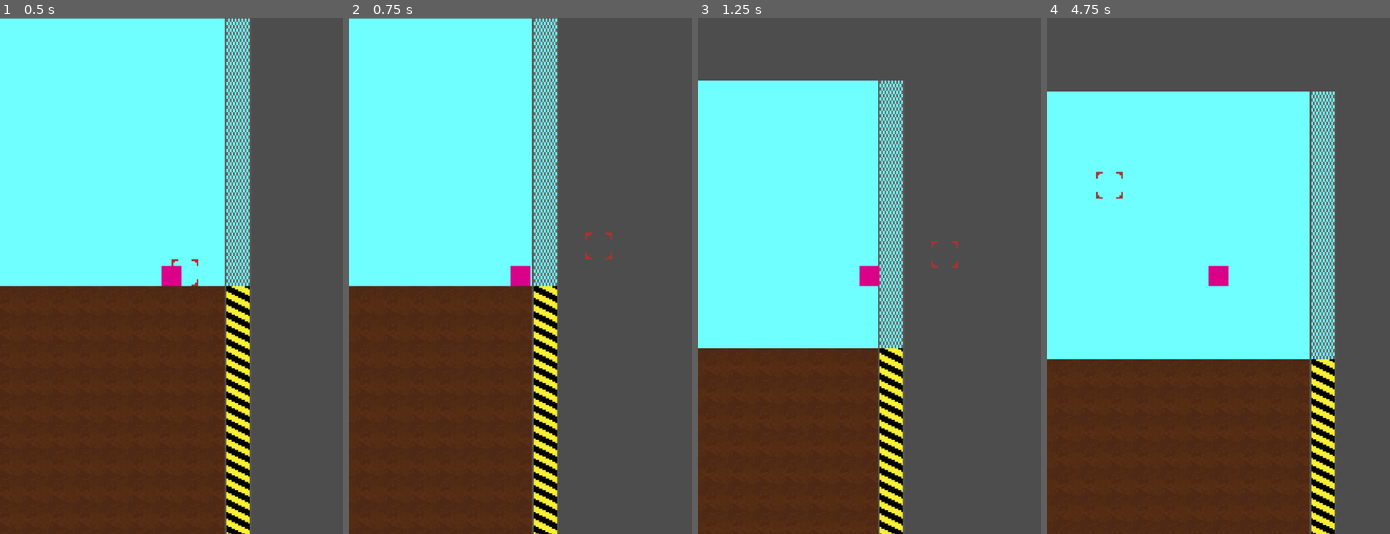
Above: before the commit, frames 1-4 (left to right).
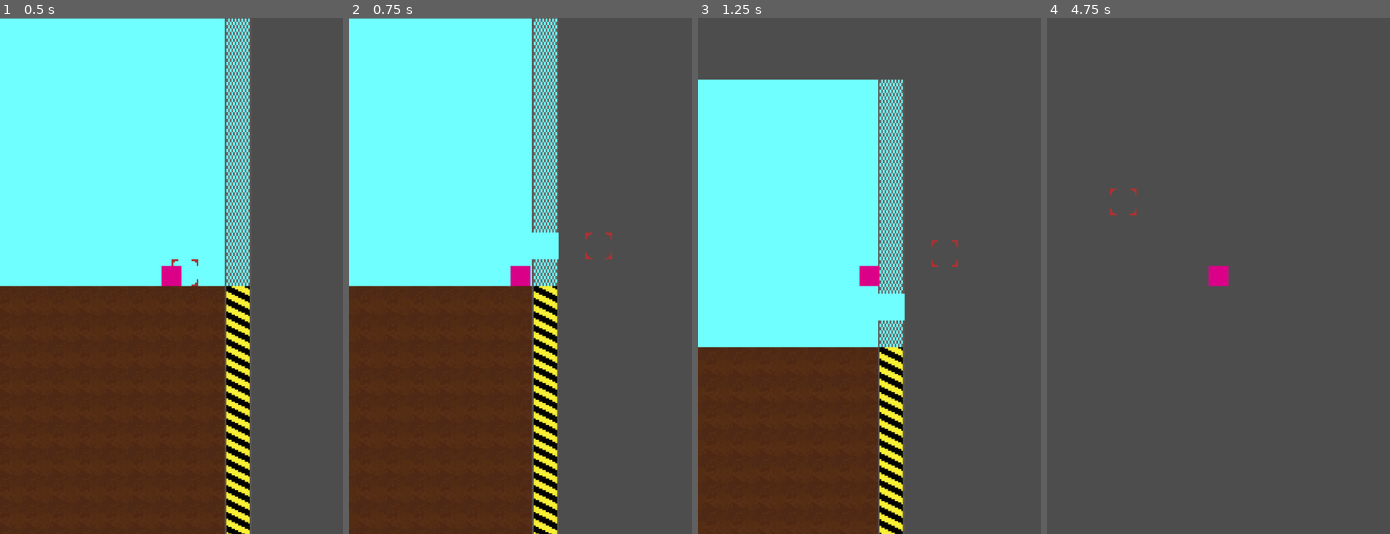
Above: after the commit, the same moments.

Repository: brikr/ludum-dare-57
Game: Godot game, scene res://scenes/main/main.tscn
Two runs of this game, one before a commit and one after it. Both use one fixed random seed, a clock stepped at 60 frames per second and the inputs below.
Inputs (mouse positions are in pixels of both pictures, inside the frame that each line leads up to):
- Up to frame 1 (0.5 s): no input
- Up to frame 2 (0.75 s): move the mouse to (595, 250) at 0.52 s; press the mouse at (595, 250) at 0.53 s; hold D (move_right) from 0.53 s (still down)
- Up to frame 3 (1.25 s): keep holding D (move_right); tap Space (jump) at 0.77 s
- Up to frame 4 (4.75 s): move the mouse to (1149, 301) at 1.27 s; release the mouse at (1149, 301) at 1.28 s; click (1149, 301) at 1.35 s; tap Space (jump) at 1.52, 3.02, 3.77, 4.52 s; move the mouse to (1252, 162) at 2.02 s; release D (move_right) at 2.03 s; press the mouse at (1252, 162) at 2.03 s; hold A (move_left) 2.03-2.78 s; move the mouse to (1201, 379) at 2.77 s; release the mouse at (1201, 379) at 2.78 s; hold D (move_right) 2.78-4.28 s; click (1201, 379) at 2.85 s; move the mouse to (1321, 353) at 3.52 s; press the mouse at (1321, 353) at 3.53 s; move the mouse to (1115, 198) at 4.27 s; release the mouse at (1115, 198) at 4.28 s; hold A (move_left) from 4.28 s (still down); click (1115, 198) at 4.35 s

Frame 1 is identical in both runs. In frame 2, 0.3% of the frame differs, in the area x 53-62%, y 41-47%; in frame 3, 2.3%; in frame 4, 71%, in the area x 0-84%, y 14-100%.
Error after the commit: Invalid access to property or key '(20, 8)' on a base object of type 'Dictionary[Vector2i, Tile]'. (res://scenes/game_state/game_state.gd:47)

Commit message:
dig

Diff:
--- a/scenes/constants/constants.gd
+++ b/scenes/constants/constants.gd
@@ -11,7 +11,7 @@
 const DIRT_TILE := Vector2i(0, 0)
 const HAZARD_TILE := Vector2i(1, 0)
 const FENCE_TILE := Vector2i(2, 0)
-const EMPTY_DIRT_TILE := Vector2i(1, 0)
+const EMPTY_DIRT_TILE := Vector2i(0, 1)
 const TILE_WIDTH := 16
 
 # Object Tiles
--- a/scenes/game_state/game_state.gd
+++ b/scenes/game_state/game_state.gd
@@ -1,6 +1,6 @@
 extends Node
 
-signal tile_map_changed
+signal tile_updated
 
 var map: Dictionary[Vector2i, Tile] = {}
 
@@ -44,7 +44,5 @@
   return (global_pos/Constants.TILE_WIDTH).floor()
 
 func dig(coords: Vector2i):
-  # TODO: make sure they can dig lol
-  map.erase(coords)
-  tile_map_changed.emit(coords, null)
-  pass
+  map[coords].clear()
+  tile_updated.emit(map[coords])
--- a/scenes/main/foreground_tile_map.gd
+++ b/scenes/main/foreground_tile_map.gd
@@ -1,6 +1,7 @@
 extends TileMapLayer
 
 func _ready():
+  GameState.tile_updated.connect(tile_updated)
   # Pull map data from GameState
   # I sure hope GameState did map gen before this...
   for coords in GameState.map:
@@ -15,6 +16,9 @@
 func highlight_cell(cell_position: Vector2i):
   $HighlightedTile.position = map_to_local(cell_position)
 
+func tile_updated(tile: Tile):
+  set_cell(tile.coords, Constants.SOURCE_ID, get_tile_set_tile(tile))
+
 func get_tile_set_tile(tile: Tile):
   match tile.type:
     Tile.TileType.EMPTY:
--- a/scripts/tile.gd
+++ b/scripts/tile.gd
@@ -15,6 +15,10 @@
 func is_above_ground():
   return coords.y < Constants.SURFACE_HEIGHT
 
+func clear():
+  type = TileType.EMPTY
+  objectType = TileObjectType.NONE
+
 static func Dirt(coords):
   return Tile.new(coords, TileType.DIRT)
 
